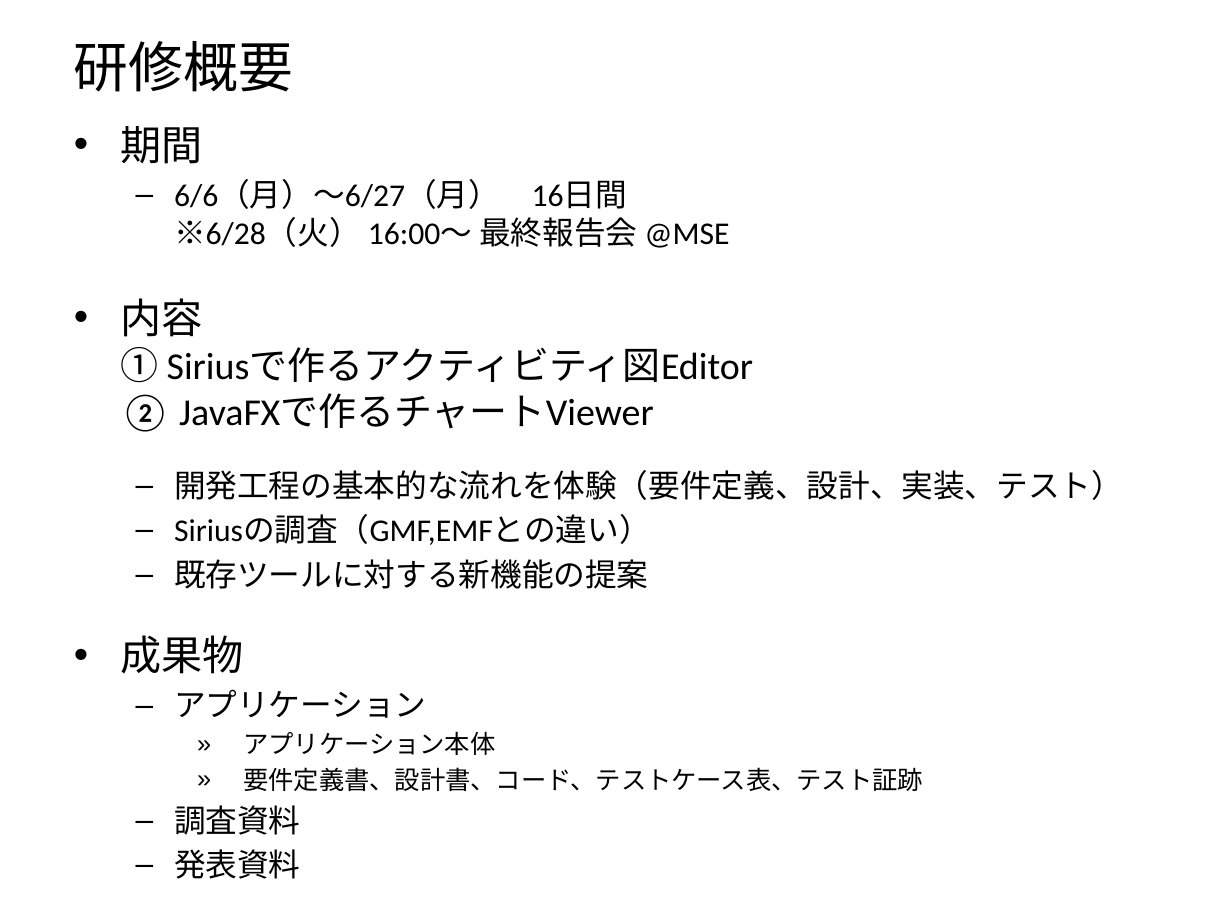
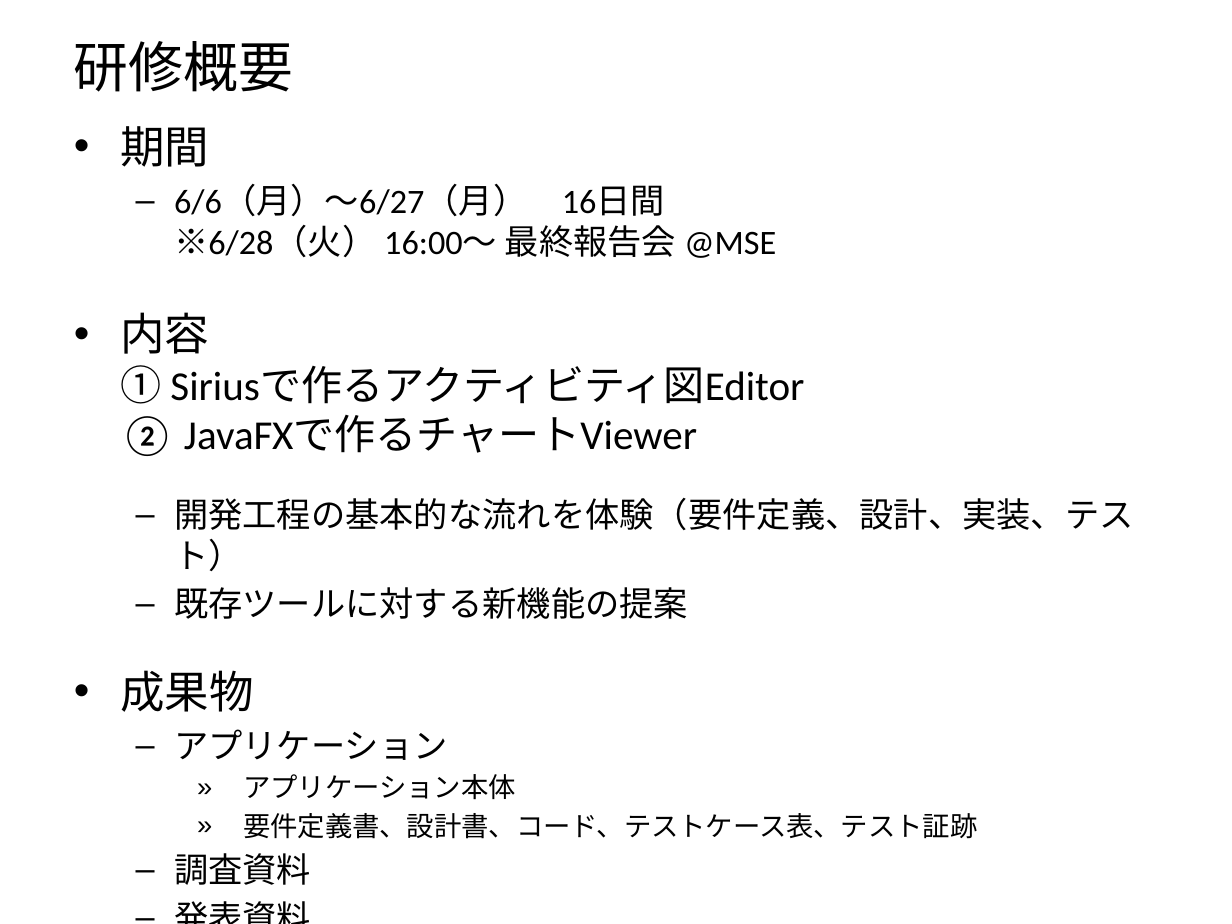
Before and after one commit to N-Saito/Training, a slide deck: slide 2 of 新人研修.pptx. Drawn at 1232x924 pixels with LibreOffice and Linux fonts; fonts in the diff are those of the drawing. Boxes give left, top, right and bottom in pixels: in the first picture for what was removed or moved away, otherwise in the second. Text is boxed around its words. In the diff, an @@ line names an element or a change of style, - is before the commit and + after.

Commit message:
update 0519

```diff
--- a/新人研修.pptx
+++ b/新人研修.pptx
@@ text "期間" at [120, 126, 1134, 885]: size 24.1 to 26 pt in "期間", "内容", "成果物"; size 18.5 to 20 pt in "6/6（月）～6/27（月） 16日間 ※6/28（火） 16:00～ 最終報告会 @MSE", "開発工程の基本的な流れを体験（要件定義、設計、実装、テスト）", "既存ツールに対する新機能の提案", "アプリケーション" and 2 more places; size 22.2 to 24 pt in "① Siriusで作るアクティビティ図Editor ② JavaFXで作るチャートViewer"; size 14.8 to 16 pt in "アプリケーション本体", "要件定義書、設計書、コード、テストケース表、テスト証跡" @@
@@ text at [174, 515, 651, 545]: paragraph removed @@
-  – Siriusの調査（GMF,EMFとの違い）
```
